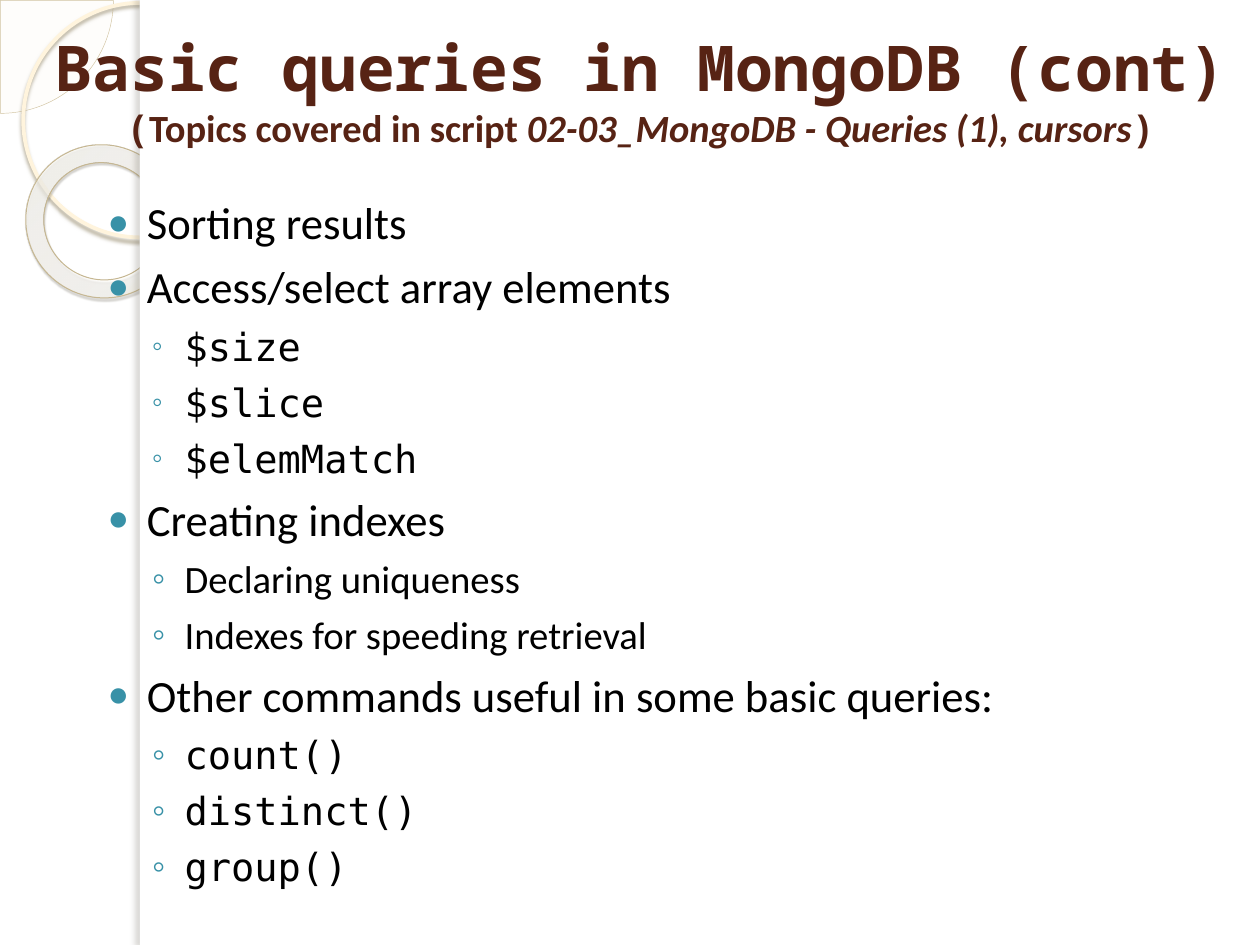
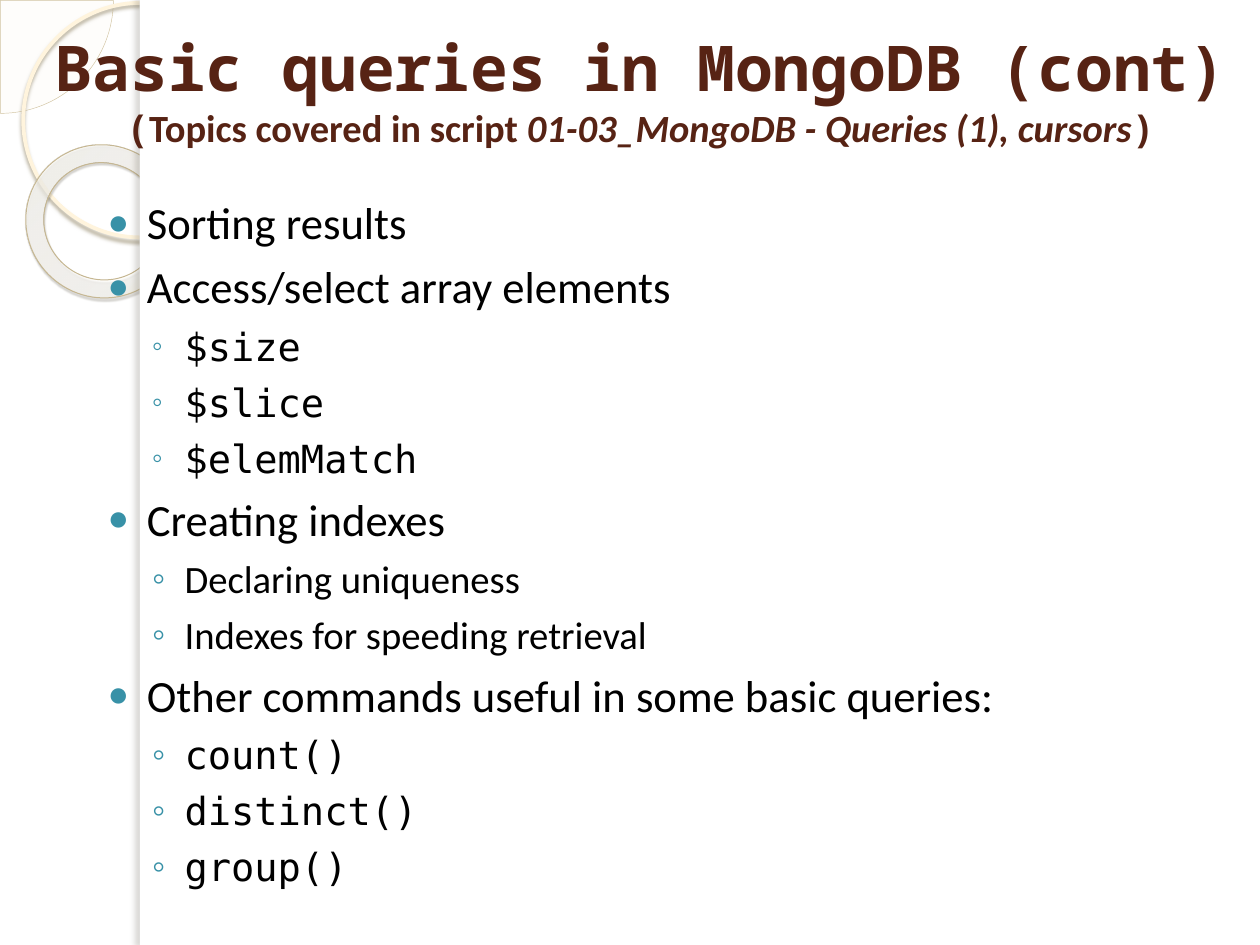
Before and after one commit to marinfotache/Polyglot-Persistence-and-Big-Data, a slide deck: slide 18 of 01 Document Databases. MongoDB/01 Document_DB__MongoDB.pptx. Drawn at 1260x945 pixels with LibreOffice and Linux fonts; fonts in the diff are those of the drawing; background and template pictures are left out. Boxes give left, top, right and bottom in pixels: in the first picture for what was removed or moved away, otherwise in the second. Text is boxed around its words. In the diff, an @@ line names an element or a change of style, - is before the commit and + after.

```diff
--- a/01 Document Databases. MongoDB/01 Document_DB__MongoDB.pptx
+++ b/01 Document Databases. MongoDB/01 Document_DB__MongoDB.pptx
@@ title at (55,32,1227,152): text changed @@
-Basic queries in MongoDB (cont)
-(Topics covered in script 02-03_MongoDB - Queries (1), cursors)
+Basic queries in MongoDB (cont)
+(Topics covered in script 01-03_MongoDB - Queries (1), cursors)
```
Also in this commit, not shown: 6 other slides changed, 1 slide added, 2 other files.
